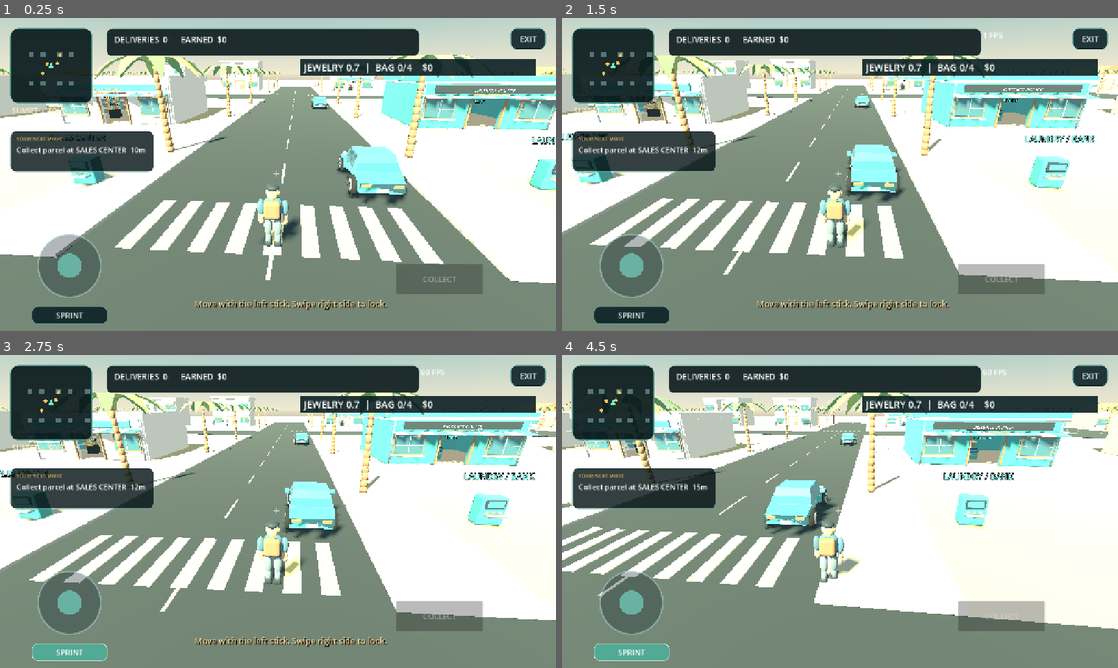
Above: before the commit, frames 1-4 (two rows, left to right).
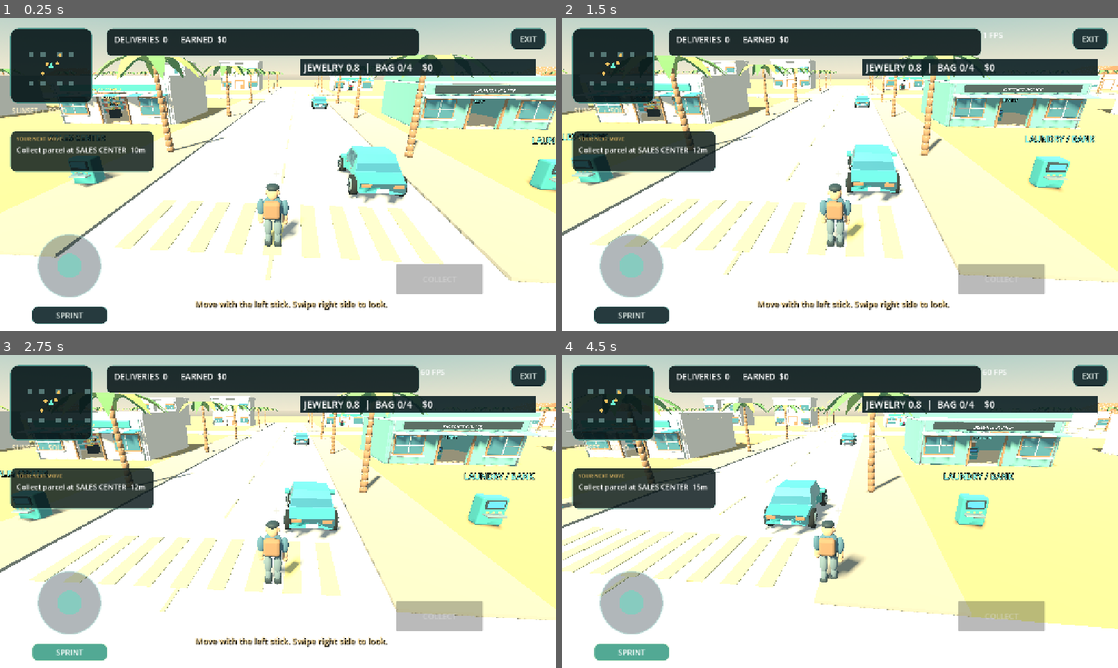
Above: after the commit, the same moments.

Repository: nydgrdp-del/district-run
Game: Godot game, scene res://main.tscn
The game is run twice, just before and just after one commit, with the same random seed, the same clock (stepped at 60 frames per second) and the same inputs.
Inputs (mouse positions are in pixels of both pictures, inside the frame that each line leads up to):
- Up to frame 1 (0.25 s): no input
- Up to frame 2 (1.5 s): move the mouse to (962, 158) at 0.52 s; hold D (right) 0.53-1.25 s; hold Tab (bag) 0.53-1.25 s; click (962, 158) at 0.67 s; drag from (728, 190) to (812, 237) at 1.27 s
- Up to frame 3 (2.75 s): click "SPRINT" at 2 s
- Up to frame 4 (4.5 s): tap Enter at 2.75 s; move the mouse to (895, 442) at 2.77 s; hold D (right) 2.78-3.5 s; hold E (interact) 2.78-3.5 s; tap Tab (bag) at 3.05 s; drag from (812, 574) to (673, 464) at 3.52 s; move the mouse to (1006, 558) at 4.27 s; hold A (left) from 4.28 s (still down); hold Shift (sprint) from 4.28 s (still down)

The runs differ from the first frame. In frame 1, 72% of the frame differs, in the area x 0-100%, y 11-100%; in frame 2, 72%; in frame 3, 72%; in frame 4, 72%, in the area x 0-100%, y 12-100%.

Commit message:
Texture roads and building facades with CC0 Poly Haven surfaces; rebalance daylight

Diff:
--- a/client/scripts/main.gd
+++ b/client/scripts/main.gd
@@ -103,7 +103,7 @@
 	env.sky = sky
 	env.ambient_light_source = Environment.AMBIENT_SOURCE_COLOR
 	env.ambient_light_color = Color("c4d9dc")
-	env.ambient_light_energy = .65
+	env.ambient_light_energy = .48
 	env.tonemap_mode = Environment.TONE_MAPPER_FILMIC
 	var environment := WorldEnvironment.new()
 	environment.environment = env
@@ -111,7 +111,7 @@
 	var sun := DirectionalLight3D.new()
 	sun.rotation_degrees = Vector3(-44,-28,0)
 	sun.light_color = Color("ffe0ac")
-	sun.light_energy = 1.5
+	sun.light_energy = .9
 	sun.shadow_enabled = true
 	sun.directional_shadow_max_distance = 75
 	sun.directional_shadow_mode = DirectionalLight3D.SHADOW_PARALLEL_2_SPLITS
@@ -281,7 +281,7 @@
 	touch.vehicle_caption="EXIT CAR" if you.vehicle!="" else ("ENTER CAR" if _near_car()!="" else "")
 	var action: Dictionary=world.jewelry.context(Vector3(you.x,0,you.z),world) if you.vehicle=="" else {}
 	touch.loot_caption=action.get("text","")
-	touch.bag_caption="JEWELRY 0.7  |  BAG %d/4    $%d" % [world.jewelry.bag.size(),world.jewelry.cash]
+	touch.bag_caption="JEWELRY 0.8  |  BAG %d/4    $%d" % [world.jewelry.bag.size(),world.jewelry.cash]
 	if you.vehicle!="":
 		touch.bag_caption+="    TRUNK %d/12" % world.jewelry.trunks.get(you.vehicle,[]).size()
 	touch.queue_redraw()
--- a/client/scripts/world_view.gd
+++ b/client/scripts/world_view.gd
@@ -11,6 +11,8 @@
 var stations := {}
 var last_chunk := Vector2i(9999,9999)
 var home: Node3D
+var facade_material := StandardMaterial3D.new()
+var police_material := StandardMaterial3D.new()
 var road_material := StandardMaterial3D.new()
 var sand_material := StandardMaterial3D.new()
 var pavement_material := StandardMaterial3D.new()
@@ -31,9 +33,11 @@
 		walls_by_chunk[key].append(wall)
 	for key in ["shop","house","apartment","police","sedan","runner","palm","crate","terminal"]:
 		models[key] = load("res://assets/%s.glb" % key)
-	road_material.albedo_color = Color("343e40")
-	sand_material.albedo_color = Color("bbae83")
-	pavement_material.albedo_color = Color("a9a798")
+	_surface(road_material,"asphalt_04",Color("b9b8b6"),.32)
+	_surface(facade_material,"beige_wall_001",Color("e8dbc9"),.45)
+	_surface(police_material,"beige_wall_001",Color("70a69e"),.45)
+	sand_material.albedo_color = Color("ac966c")
+	pavement_material.albedo_color = Color("999589")
 	line_material.albedo_color = Color("d8cb89")
 	for mat in [road_material,sand_material,pavement_material,line_material]:
 		mat.roughness = .95
@@ -56,6 +60,14 @@
 		pickups[loot.id] = crate
 		label_at(crate, "LOOT", Vector3(0,1.5,0), Color("f6c25d"))
 	update_chunks(Vector3.ZERO)
+
+func _surface(material: StandardMaterial3D,asset: String,tint: Color,tiles_per_meter: float) -> void:
+	material.albedo_texture=load("res://assets/surfaces/%s.jpg" % asset)
+	material.albedo_color=tint
+	material.uv1_triplanar=true
+	material.uv1_scale=Vector3.ONE*tiles_per_meter
+	material.texture_filter=BaseMaterial3D.TEXTURE_FILTER_LINEAR_WITH_MIPMAPS
+	material.roughness=.92
 
 func mesh_box(parent: Node3D, at: Vector3, size: Vector3, mat: Material) -> MeshInstance3D:
 	var obj := MeshInstance3D.new()
@@ -122,6 +134,10 @@
 		var building: Node3D = models[b.style].instantiate()
 		building.position = Vector3(b.x,0,b.z)
 		root.add_child(building)
+		var wall_name: String={"house":"sand","police":"teal"}.get(b.style,"cream")
+		var walls:=building.find_child(wall_name,true,false) as MeshInstance3D
+		if walls:
+			walls.material_override=police_material if b.style=="police" else facade_material
 		if b.style=="shop":
 			jewelry.add_shop(self,building,b.id)
 	# Shared authoritative wall rectangles also stop camera clipping on the client.
Not shown, changed: client/export_presets.cfg
